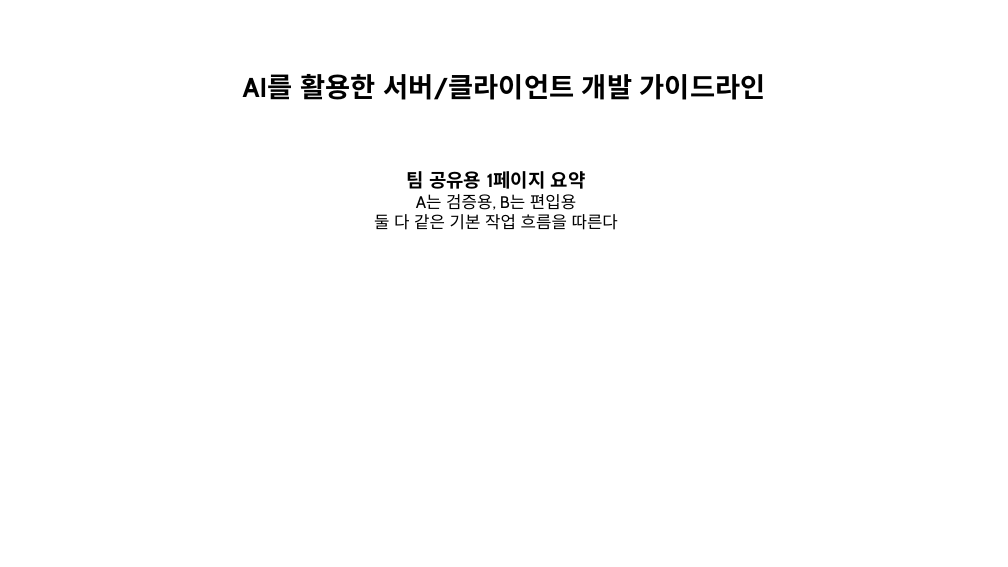
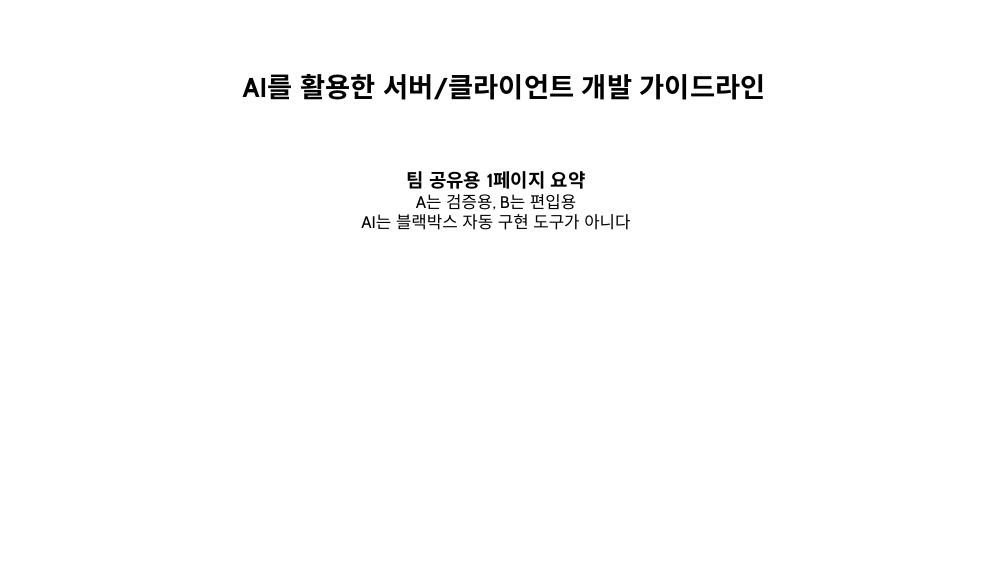
Before and after one commit to naming-sense/wildpaw-arena, a slide deck: slide 1 of docs/ai-game-dev-guidelines-team-one-page.pptx. Drawn at 1008x567 pixels with LibreOffice and Linux fonts; fonts in the diff are those of the drawing. Boxes give left, top, right and bottom in pixels: in the first picture for what was removed or moved away, otherwise in the second. Text is boxed around its words. In the diff, an @@ line names an element or a change of style, - is before the commit and + after.

```diff
--- a/docs/ai-game-dev-guidelines-team-one-page.pptx
+++ b/docs/ai-game-dev-guidelines-team-one-page.pptx
@@ text at bbox=[361, 214, 630, 230]: text changed @@
-둘 다 같은 기본 작업 흐름을 따른다
+AI는 블랙박스 자동 구현 도구가 아니다
```
Also in this commit, not shown: 2 other slides changed, 4 other files.
